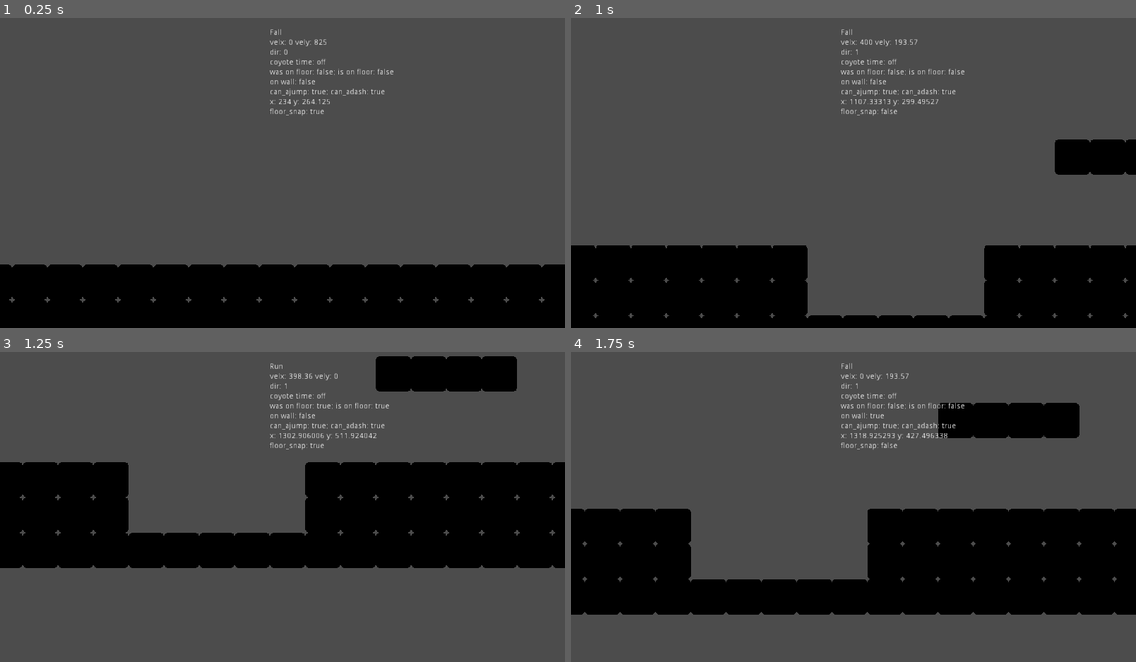
Above: before the commit, frames 1-4 (two rows, left to right).
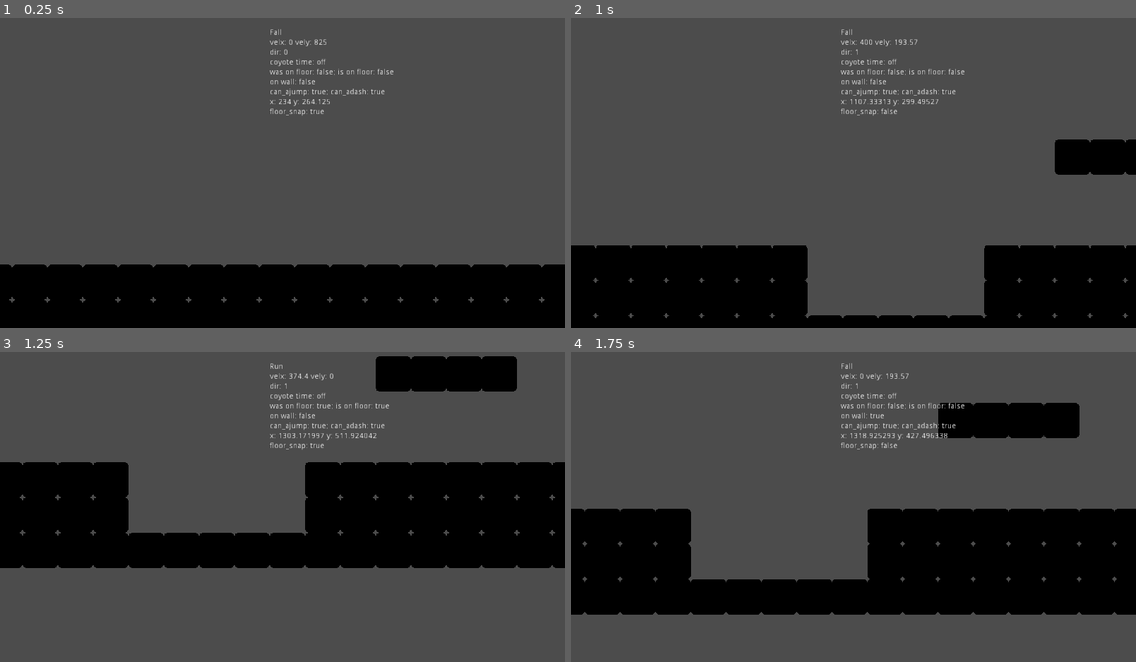
Above: after the commit, the same moments.

Repository: azylazide/godot-player-statemachine
Game: Godot game, scene res://fsm/fsm.tscn
The game is run twice, just before and just after one commit, with the same random seed, the same clock (stepped at 60 frames per second) and the same inputs. The engine's default icon, where the game draws it, is replaced by a stand-in: a white triangle on a blue panel in a dark square.
Inputs:
- Up to frame 1 (0.25 s): no input
- Up to frame 2 (1 s): hold Right (right) from 0.53 s (still down); hold X (dash) from 0.53 s (still down); tap Up (jump) at 0.77 s
- Up to frame 3 (1.25 s): keep holding Right (right); keep holding X (dash)
- Up to frame 4 (1.75 s): keep holding Right (right); release X (dash) at 1.28 s; tap X (dash) at 1.35 s; tap Up (jump) at 1.52 s

Frames 1-2 are identical in both runs. In frame 3, 0.1% of the frame differs, in the area x 3-98%, y 6-70%; in frame 4, nothing differs.

Commit message:
temp replaced is_on_floor with raycast logic for floor_check

Diff:
--- /dev/null
+++ b/fsm/player/FloorRayCast.gd
@@ -0,0 +1,12 @@
+extends Position2D
+
+onready var floor_cast:= $RayCast2D
+var collider: Object = null
+
+func _ready() -> void:
+	pass
+
+func _physics_process(delta: float) -> void:
+	collider = floor_cast.get_collider()
+	print(collider)
+	pass
--- a/fsm/player/player.gd
+++ b/fsm/player/player.gd
@@ -40,6 +40,8 @@
 onready var jump_bufferer:= $JumpBufferTime
 
 var can_wcling:= false
+
+onready var floor_cast:= $FloorRayCast
 
 func _ready() -> void:
 	#calculate gravity constant
@@ -112,7 +114,18 @@
 	on_wall = wall_check()
 
 func floor_check() -> bool:
-	return is_on_floor() or not coyote_timer.is_stopped()
+	var output: bool
+	if floor_cast.collider is TileMap:
+		if floor_cast.collider.collision_layer == 1:
+			output = true
+		else:
+			output = false
+	elif floor_cast.collider is PhysicsBody2D:
+		if floor_cast.collider.layers == 1:
+			output = true
+		else:
+			output = false
+	return output or not coyote_timer.is_stopped()
 
 func wall_check() -> bool:
 	#change to raycast to check type of wall
--- a/fsm/player/player.tscn
+++ b/fsm/player/player.tscn
@@ -14,6 +14,7 @@
 [ext_resource path="res://fsm/player/Death.gd" type="Script" id=12]
 [ext_resource path="res://fsm/player/OnWall.gd" type="Script" id=13]
 [ext_resource path="res://fsm/player/WallCling.gd" type="Script" id=14]
+[ext_resource path="res://fsm/player/FloorRayCast.gd" type="Script" id=15]
 
 [sub_resource type="RectangleShape2D" id=1]
 extents = Vector2( 25, 60 )
@@ -146,8 +147,12 @@
 margin_bottom = 158.0
 text = "null"
 
-[node name="RayCast2D" type="RayCast2D" parent="."]
-cast_to = Vector2( 0, 2 )
+[node name="FloorRayCast" type="Position2D" parent="."]
+script = ExtResource( 15 )
+
+[node name="RayCast2D" type="RayCast2D" parent="FloorRayCast"]
+enabled = true
+cast_to = Vector2( 0, 20 )
 
 [node name="DashCooldown" type="Timer" parent="."]
 one_shot = true
--- a/fsm/raycast_array.gd
+++ /dev/null
@@ -1,5 +0,0 @@
-extends Node2D
-
-
-func _ready() -> void:
-	pass
Not shown: 1 places in fsm/player/player.tscn that only renumber resources
